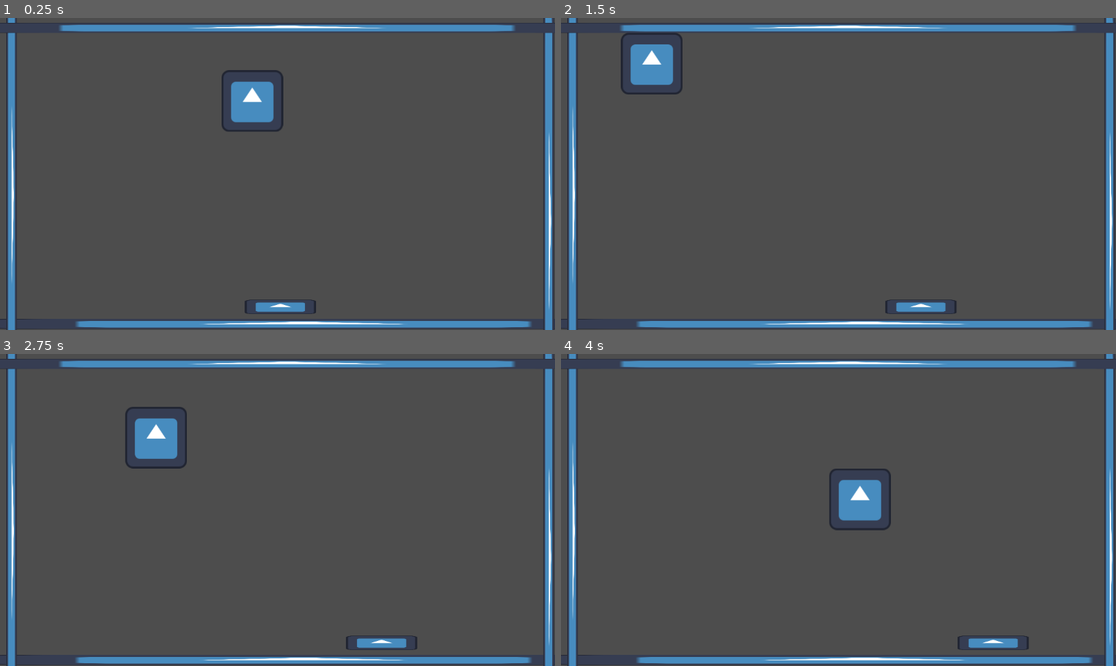
Above: before the commit, frames 1-4 (two rows, left to right).
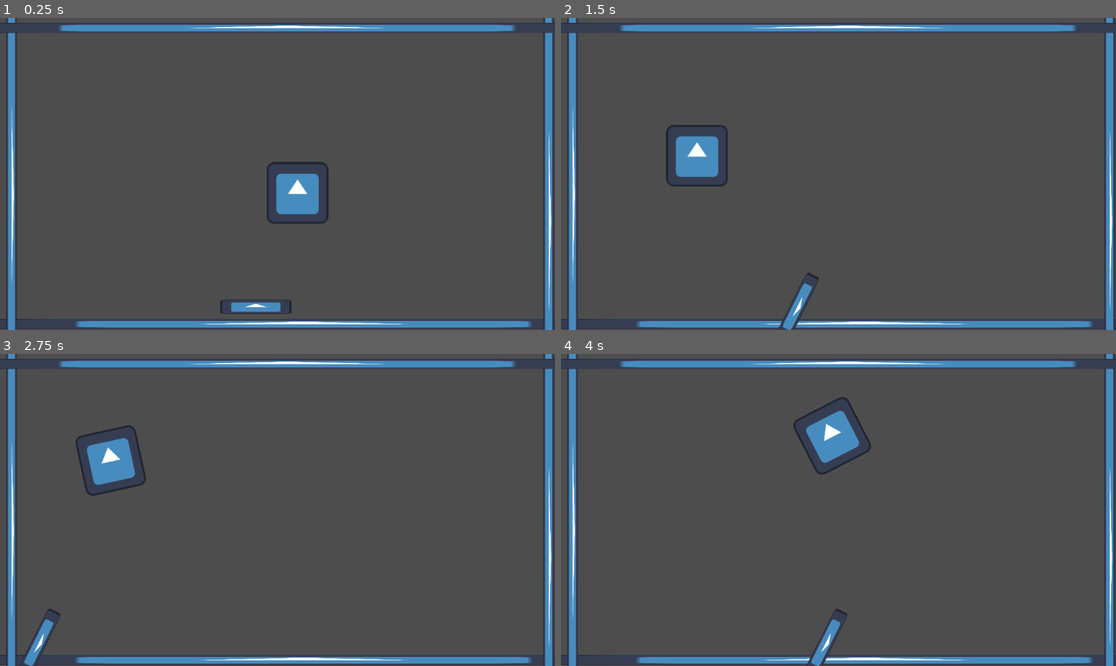
Above: after the commit, the same moments.

Repository: MegnantPlus/pickleball
Game: Godot game, scene res://Main/main.tscn
The game is run twice, just before and just after one commit, with the same random seed, the same clock (stepped at 60 frames per second) and the same inputs. The engine's default icon, where the game draws it, is replaced by a stand-in: a white triangle on a blue panel in a dark square.
Inputs:
- Up to frame 1 (0.25 s): no input
- Up to frame 2 (1.5 s): hold D (pan_right) 0.53-1.28 s; hold J (col_off, bound only after the commit) 0.53-1.28 s; hold A (pan_left) from 1.28 s (still down); tap J (col_off, bound only after the commit) at 1.35 s
- Up to frame 3 (2.75 s): release A (pan_left) at 2.03 s; hold D (pan_right) from 2.03 s (still down); hold J (col_off, bound only after the commit) from 2.03 s (still down)
- Up to frame 4 (4 s): release J (col_off, bound only after the commit) at 2.78 s; tap J (col_off, bound only after the commit) at 2.85 s; release D (pan_right) at 3.53 s; hold A (pan_left) from 3.53 s (still down); hold J (col_off, bound only after the commit) from 3.53 s (still down)

The runs differ from the first frame. In frame 1, 3.0% of the frame differs, in the area x 39-60%, y 16-95%; in frame 2, 3.3%, in the area x 10-72%, y 4-100%; in frame 3, 3.2%; in frame 4, 3.3%.

Commit message:
pan [update v.01]

Diff:
--- a/Ball/ball.gd
+++ b/Ball/ball.gd
@@ -1,7 +1,6 @@
 extends RigidBody2D
 
 var speed = 300
-
 
 # Called when the node enters the scene tree for the first time.
 func _ready() -> void:
@@ -18,5 +17,5 @@
 
 func _on_body_entered(body: Node) -> void:
 	if (body.name == "Pan" or body.name == "Ground" or body.name == "Floor" or body.name == "LeftWall" or body.name == "RightWall"):
-		linear_velocity.x = - linear_velocity.x
+		#linear_velocity.x -= linear_velocity.x
 		linear_velocity = linear_velocity.normalized() * speed
--- a/Ball/ball.tscn
+++ b/Ball/ball.tscn
@@ -4,12 +4,14 @@
 [ext_resource type="Texture2D" uid="uid://c5rnp1f6k5g36" path="res://icon.svg" id="1_l4sn5"]
 
 [sub_resource type="PhysicsMaterial" id="PhysicsMaterial_l4sn5"]
+rough = true
 bounce = 1.0
 
-[sub_resource type="RectangleShape2D" id="RectangleShape2D_65gad"]
-size = Vector2(117, 117)
+[sub_resource type="CircleShape2D" id="CircleShape2D_65gad"]
+radius = 62.39391
 
 [node name="Ball" type="RigidBody2D"]
+mass = 10.0
 physics_material_override = SubResource("PhysicsMaterial_l4sn5")
 gravity_scale = 0.0
 contact_monitor = true
@@ -20,7 +22,7 @@
 texture = ExtResource("1_l4sn5")
 
 [node name="CollisionShape2D" type="CollisionShape2D" parent="."]
-position = Vector2(-0.5, 0.5)
-shape = SubResource("RectangleShape2D_65gad")
+position = Vector2(0, -1)
+shape = SubResource("CircleShape2D_65gad")
 
 [connection signal="body_entered" from="." to="." method="_on_body_entered"]
--- a/Main/main.tscn
+++ b/Main/main.tscn
@@ -25,7 +25,7 @@
 position = Vector2(591, 33)
 
 [node name="Ball" parent="." instance=ExtResource("2_qvhan")]
-position = Vector2(591, 188)
+position = Vector2(685, 379)
 
 [node name="Pan" parent="." instance=ExtResource("3_qvhan")]
-position = Vector2(582, 509)
+position = Vector2(531, 551)
--- a/Pan/Pan.tscn
+++ b/Pan/Pan.tscn
@@ -17,3 +17,9 @@
 position = Vector2(-1, 0.50000024)
 scale = Vector2(1, 0.755)
 shape = SubResource("RectangleShape2D_1ym6a")
+
+[node name="Timer" type="Timer" parent="."]
+wait_time = 0.5
+one_shot = true
+
+[connection signal="timeout" from="Timer" to="." method="_on_timer_timeout"]
--- a/character_body_2d.gd
+++ b/character_body_2d.gd
@@ -1,10 +1,11 @@
 extends CharacterBody2D
 
-
+@onready var time = $Timer
 const SPEED = 300.0
 const JUMP_VELOCITY = -400.0
 var fixed_y = 600
-
+@onready var col = $CollisionShape2D
+@onready var pic = $Sprite2D
 func _ready():
 	position.y = fixed_y
 
@@ -15,5 +16,16 @@
 		velocity.x -= SPEED
 	if Input.is_action_pressed("pan_right"):
 		velocity.x += SPEED
+	if Input.is_action_pressed("col_off"):
+		pic.rotation = 90
+		col.disabled = false
+		time.start()
+		await time.timeout
+		pic.rotation = 0
+		col.disabled = true
 	move_and_slide()
 	position.y = fixed_y
+
+
+func _on_timer_timeout() -> void:
+	pass # Replace with function body.
--- a/project.godot
+++ b/project.godot
@@ -27,3 +27,13 @@
 "events": [Object(InputEventKey,"resource_local_to_scene":false,"resource_name":"","device":-1,"window_id":0,"alt_press …(192 unchanged characters)…
 ]
 }
+col_on={
+"deadzone": 0.2,
+"events": [Object(InputEventKey,"resource_local_to_scene":false,"resource_name":"","device":-1,"window_id":0,"alt_pressed":false,"shift_pressed":false,"ctrl_pressed":false,"meta_pressed":false,"pressed":false,"keycode":0,"physical_keycode":75,"key_label":0,"unicode":107,"location":0,"echo":false,"script":null)
+]
+}
+col_off={
+"deadzone": 0.2,
+"events": [Object(InputEventKey,"resource_local_to_scene":false,"resource_name":"","device":-1,"window_id":0,"alt_pressed":false,"shift_pressed":false,"ctrl_pressed":false,"meta_pressed":false,"pressed":false,"keycode":0,"physical_keycode":74,"key_label":0,"unicode":106,"location":0,"echo":false,"script":null)
+]
+}
